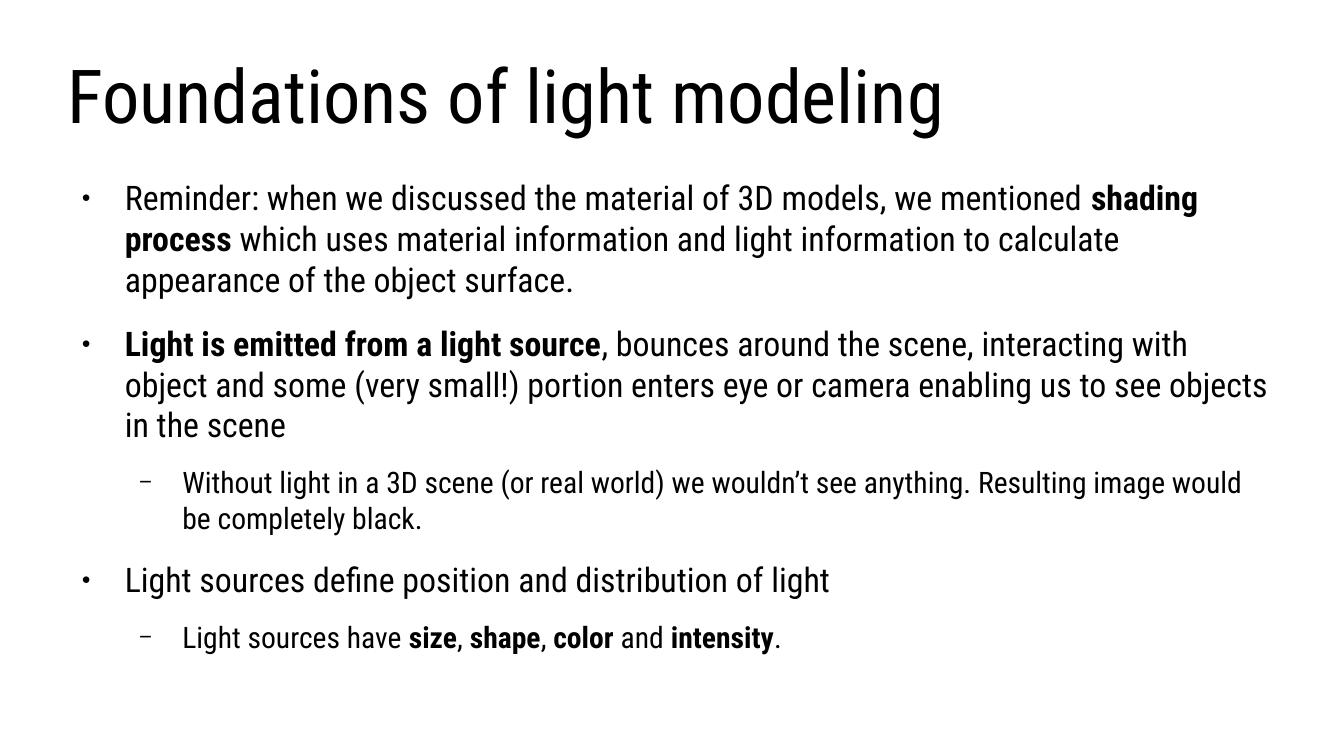
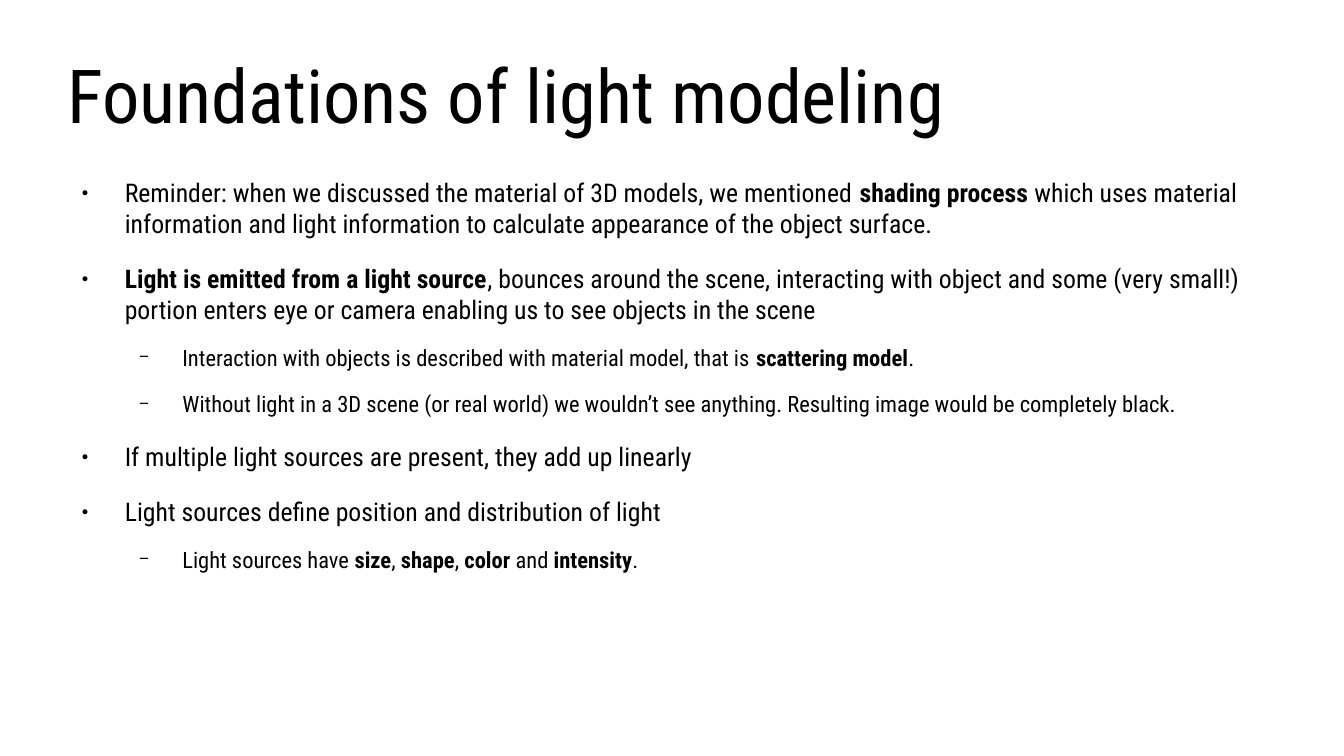
Before and after one commit to lorentzo/IntroductionToComputerGraphics, a slide deck: slide 14 of lectures/3_foundations_3d_scene/3_3_light.odp. Drawn at 1344x756 pixels with LibreOffice and Linux fonts; fonts in the diff are those of the drawing. Boxes give left, top, right and bottom in pixels: in the first picture for what was removed or moved away, otherwise in the second. Text is boxed around its words. In the diff, an @@ line names an element or a change of style, - is before the commit and + after.

Commit message:
light and camera

```diff
--- a/lectures/3_foundations_3d_scene/3_3_light.odp
+++ b/lectures/3_foundations_3d_scene/3_3_light.odp
@@ text at [125,182,1239,573]: size 20 to 15.2 pt in "Reminder: when we discussed the material of ...", "Light is emitted from a light source, ...", "Light sources define position and distribution of ..."; size 17.5 to 13.3 pt in "Without light in a 3D scene (or ...", "Light sources have size, shape, color and ..." @@
@@ text at [182,349,915,371]: paragraph added @@
+  − Interaction with objects is described with material model, that is scattering model.
@@ text at [125,446,691,472]: paragraph added @@
+● If multiple light sources are present, they add up linearly
```
Also in this commit, not shown: 4 other slides changed, 7 other files.
